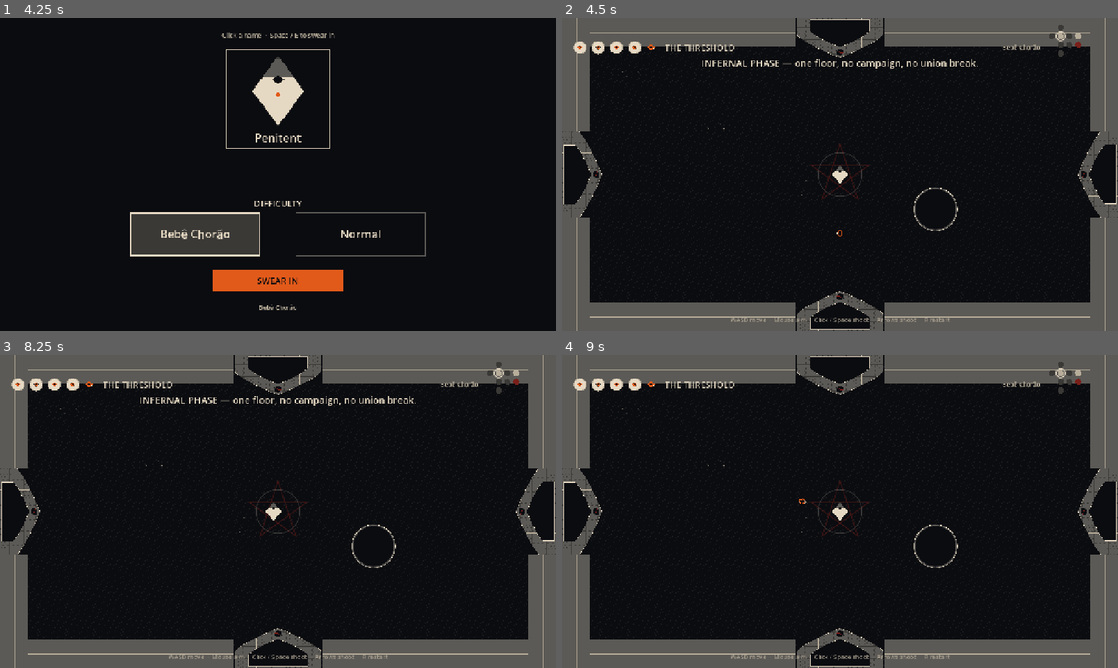
Above: before the commit, frames 1-4 (two rows, left to right).
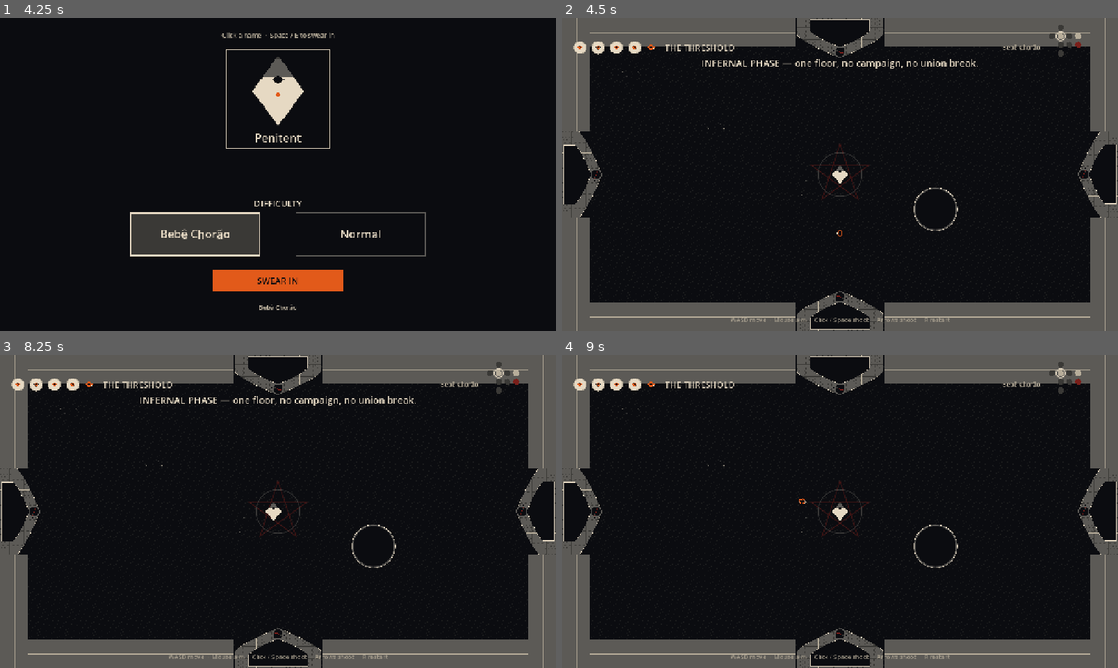
Above: after the commit, the same moments.

Repository: camiloprado/InfernalPhase
Game: Godot game, scene res://scenes/floor.tscn
Two runs of this game, one before a commit and one after it. Both use one fixed random seed, a clock stepped at 60 frames per second and the inputs below.
Inputs (mouse positions are in pixels of both pictures, inside the frame that each line leads up to):
- Up to frame 1 (4.25 s): click "Normal" at 0.5 s; click "Normal" at 1.25 s; click "Caim" at 2 s; click "Lilith" at 2.75 s; click "Bebê Chorão" at 3.5 s
- Up to frame 2 (4.5 s): click "SWEAR IN" at 4.25 s
- Up to frame 3 (8.25 s): tap Enter at 5 s; move the mouse to (400, 495) at 5.02 s; hold D (move_right) 5.03-5.78 s; tap Down (aim_down) at 5.1 s; click (400, 495) at 5.17 s; tap A (move_left) every 0.75 s from 5.75 to 8 s; move the mouse to (166, 527) at 5.77 s; hold S (move_down) 5.78-6.53 s; tap Left (aim_left) at 5.85 s; move the mouse to (333, 442) at 6.52 s; hold D (move_right) 6.53-7.28 s; tap Right (aim_right) at 6.6 s; move the mouse to (250, 574) at 7.27 s; hold W (move_up) 7.28-8.03 s; tap Up (aim_up) at 7.35 s; click (250, 574) at 7.42 s; move the mouse to (444, 558) at 8.02 s; hold A (move_left) from 8.03 s (still down); hold E (interact) from 8.03 s (still down)
- Up to frame 4 (9 s): keep holding A (move_left); tap R (restart) at 8.75 s; move the mouse to (673, 464) at 8.77 s; release E (interact) at 8.78 s; tap Space (shoot) at 8.85 s

Frame 1 is identical in both runs. In frame 2, less than 0.1% of the frame differs, in the area x 5-95%, y 9-91%; in frame 3, less than 0.1%; in frame 4, less than 0.1%.

Commit message:
Dump distinct doors/HUD/start look stills for the re-pass.
HUD crop is a top-bar still (Bone seals + glyph + map), not a copy of doors.
Pit and shots stills are unchanged.

Co-authored-by: camilovgprado21 <camilovgprado21@gmail.com>

Diff:
--- a/scripts/floor.gd
+++ b/scripts/floor.gd
@@ -439,6 +439,7 @@
 	# Doors + HUD + start only. Pit / shots stills stay on the last PASS.
 	if camera:
 		camera.position_smoothing_enabled = false
+		camera.zoom = Vector2.ONE
 		if current:
 			camera.global_position = current.center_global()
 			camera.reset_smoothing()
@@ -465,6 +466,7 @@
 	if player:
 		player.global_position = rooms[Vector2i.ZERO].center_global()
 		if camera:
+			camera.zoom = Vector2.ONE
 			camera.global_position = rooms[Vector2i.ZERO].center_global()
 
 
Binary file changed: assets/sprites/doors.png
Binary file changed: gate/doors.png
Binary file changed: gate/hud.png
Binary file changed: gate/look/doors.jpg
Binary file changed: gate/look/doors.png
Binary file changed: gate/look/hud.jpg
Binary file changed: gate/look/hud.png
Binary file changed: gate/look/look_doors.jpg
Not shown, changed: gate/look/look_doors.jpg.b64.txt
Binary file changed: gate/look/look_doors.png
Binary file changed: gate/look/look_hud.jpg
Not shown, changed: gate/look/look_hud.jpg.b64.txt
(and 9 more such lines)
